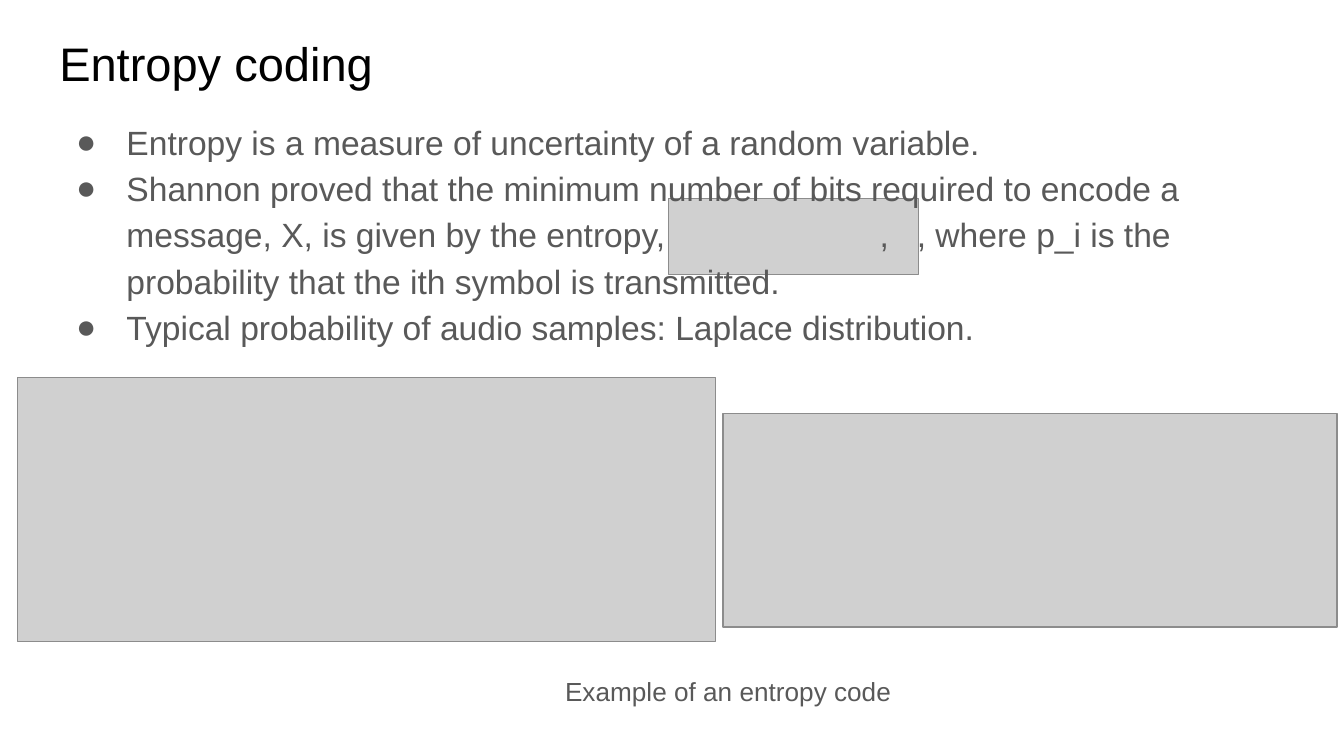
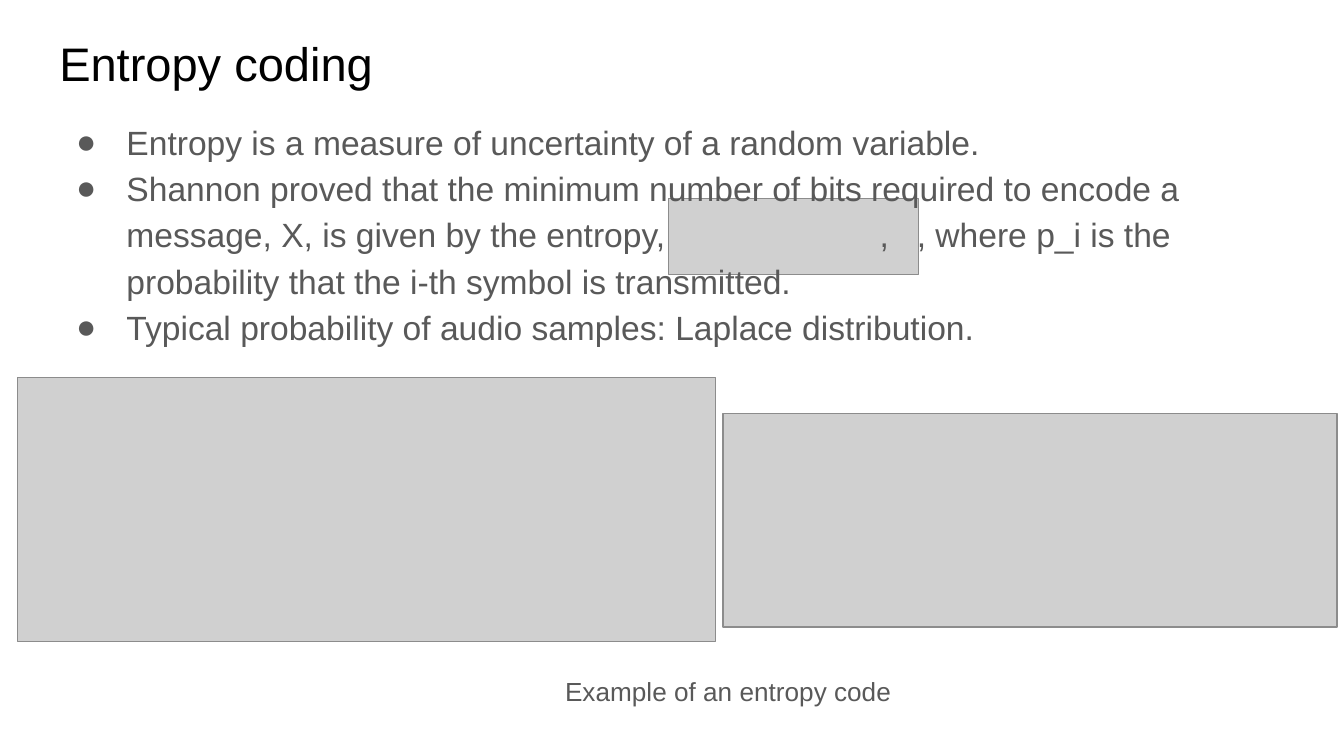
Before and after one commit to xserra/audio-coding-materials, a slide deck: slide 20 of lectures/2. Quantization and _entropy coding.pptx. Drawn at 1344x756 pixels with LibreOffice and Linux fonts; fonts in the diff are those of the drawing; grey boxes stand for pictures. Boxes give left, top, right and bottom in pixels: in the first picture for what was removed or moved away, otherwise in the second. Text is boxed around its words. In the diff, an @@ line names an element or a change of style, - is before the commit and + after.

Commit message:
small typo

```diff
--- a/lectures/2. Quantization and _entropy coding.pptx
+++ b/lectures/2. Quantization and _entropy coding.pptx
@@ text at (126, 174, 1179, 300): text changed @@
-● Shannon proved that the minimum number of bits required to encode a message, X, is given by the entropy, , , where p_i is the probability that the ith symbol is transmitted.
+● Shannon proved that the minimum number of bits required to encode a message, X, is given by the entropy, , , where p_i is the probability that the i-th symbol is transmitted.
```
Also in this commit, not shown: 3 other slides changed.
